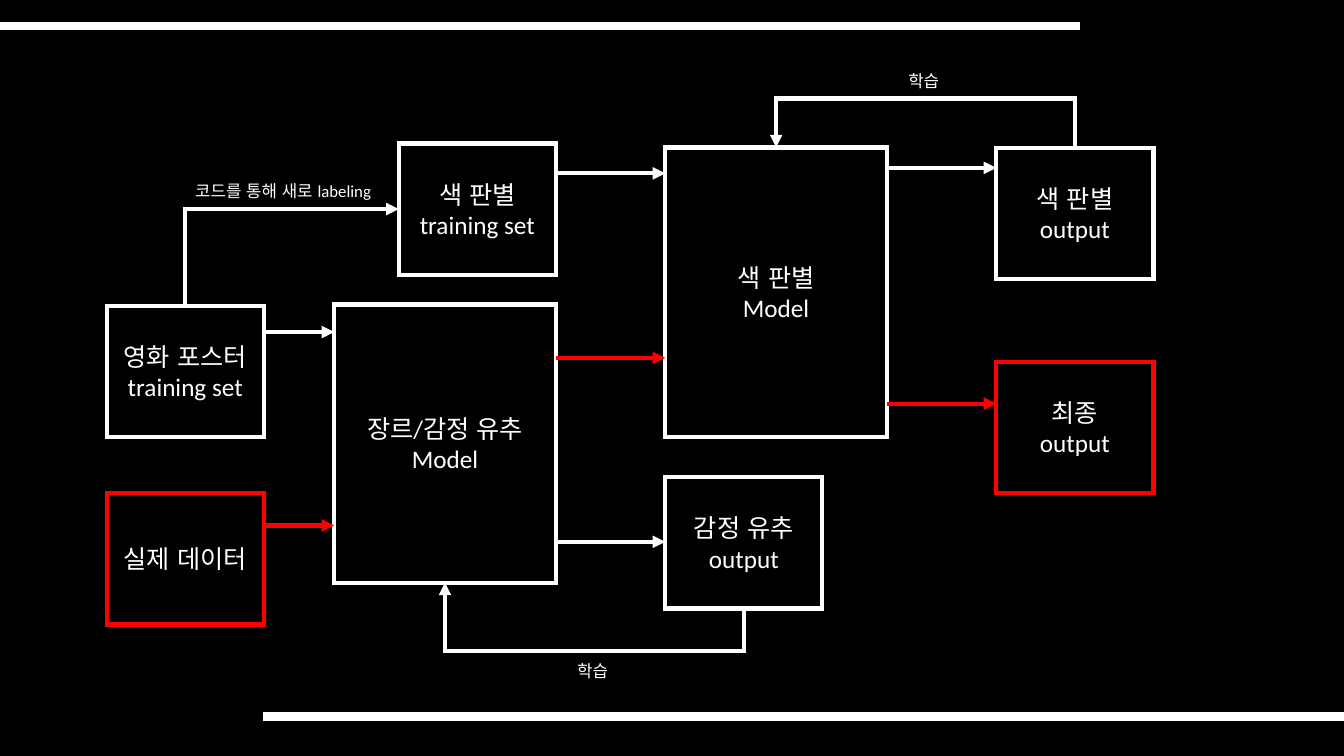
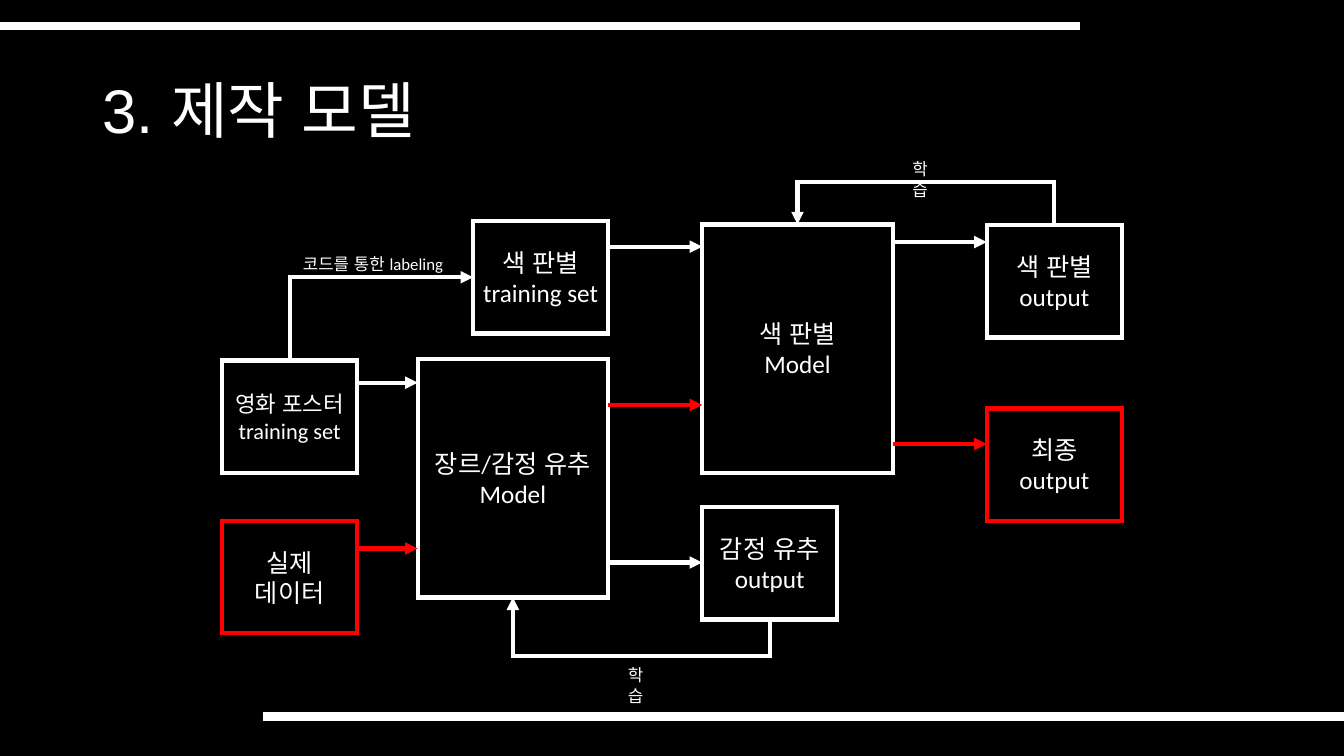
Before and after one commit to SeungHwanK/Team-K_5, a slide deck: slide 12 of 2. 김종욱 교수님 미팅 준비 자료/Subjects.pptx (slide 7 before the commit). Drawn at 1344x756 pixels with LibreOffice and Linux fonts; fonts in the diff are those of the drawing. Boxes give left, top, right and bottom in pixels: in the first picture for what was removed or moved away, otherwise in the second. Text is boxed around its words. In the diff, an @@ line names an element or a change of style, - is before the commit and + after.

```diff
--- a/2. 김종욱 교수님 미팅 준비 자료/Subjects.pptx
+++ b/2. 김종욱 교수님 미팅 준비 자료/Subjects.pptx
@@ title added at bbox=[102, 82, 415, 138], 44 pt, text #FFFFFF @@
+3. 제작 모델
@@ text "학습" rewrapped from bbox=[908, 73, 939, 89] to bbox=[912, 161, 927, 197] @@
@@ elbow arrow moved from (1075, 148) - (776, 147) to (1055, 225) - (798, 225) @@
@@ rectangle "색 판별 training set": place and size @@
-rectangle "색 판별 training set" at bbox=[399, 143, 557, 274]
+rectangle "색 판별 training set" at bbox=[473, 221, 608, 334]
@@ rectangle "색 판별": place and size @@
-rectangle "색 판별" at bbox=[665, 147, 887, 438]
+rectangle "색 판별" at bbox=[703, 225, 893, 473]
@@ rectangle "색 판별": place and size @@
-rectangle "색 판별" at bbox=[996, 148, 1153, 279]
+rectangle "색 판별" at bbox=[987, 225, 1122, 338]
@@ text at bbox=[303, 256, 443, 273]: text changed @@
-코드를 통해 새로 labeling
+코드를 통한 labeling
@@ arrow moved from (556, 173) - (665, 173) to (608, 247) - (703, 247) @@
@@ arrow moved from (887, 168) - (996, 168) to (893, 242) - (987, 242) @@
@@ elbow arrow moved from (186, 307) - (399, 209) to (289, 361) - (473, 277) @@
@@ rectangle "장르/감정 유추 Model": place and size @@
-rectangle "장르/감정 유추 Model" at bbox=[335, 304, 557, 583]
+rectangle "장르/감정 유추 Model" at bbox=[417, 359, 608, 598]
@@ rectangle "영화 포스터 training set": place and size @@
-rectangle "영화 포스터 training set" at bbox=[107, 307, 264, 438]
+rectangle "영화 포스터 training set" at bbox=[222, 361, 357, 474]
@@ rectangle "영화 포스터 training set" at bbox=[222, 361, 357, 474]: size 18 to 16 pt @@
@@ arrow moved from (264, 332) - (335, 332) to (357, 383) - (417, 383) @@
@@ arrow moved from (556, 358) - (665, 358) to (608, 405) - (703, 405) @@
@@ rectangle "최종": place and size @@
-rectangle "최종" at bbox=[996, 362, 1153, 493]
+rectangle "최종" at bbox=[987, 408, 1122, 521]
@@ arrow moved from (887, 403) - (996, 403) to (893, 445) - (987, 445) @@
@@ rectangle "감정 유추": place and size @@
-rectangle "감정 유추" at bbox=[665, 478, 823, 609]
+rectangle "감정 유추" at bbox=[703, 507, 838, 620]
@@ rectangle "실제 데이터": place and size @@
-rectangle "실제 데이터" at bbox=[107, 493, 264, 624]
+rectangle "실제 데이터" at bbox=[222, 521, 357, 634]
@@ arrow moved from (264, 525) - (335, 525) to (357, 548) - (417, 548) @@
@@ arrow moved from (556, 542) - (665, 542) to (608, 563) - (703, 563) @@
@@ elbow arrow moved from (744, 609) - (446, 583) to (770, 620) - (513, 598) @@
@@ text "학습" rewrapped from bbox=[577, 663, 608, 679] to bbox=[628, 667, 643, 703] @@
```
Also in this commit, not shown: 8 other slides changed, 3 slides added, 1 slide removed.
